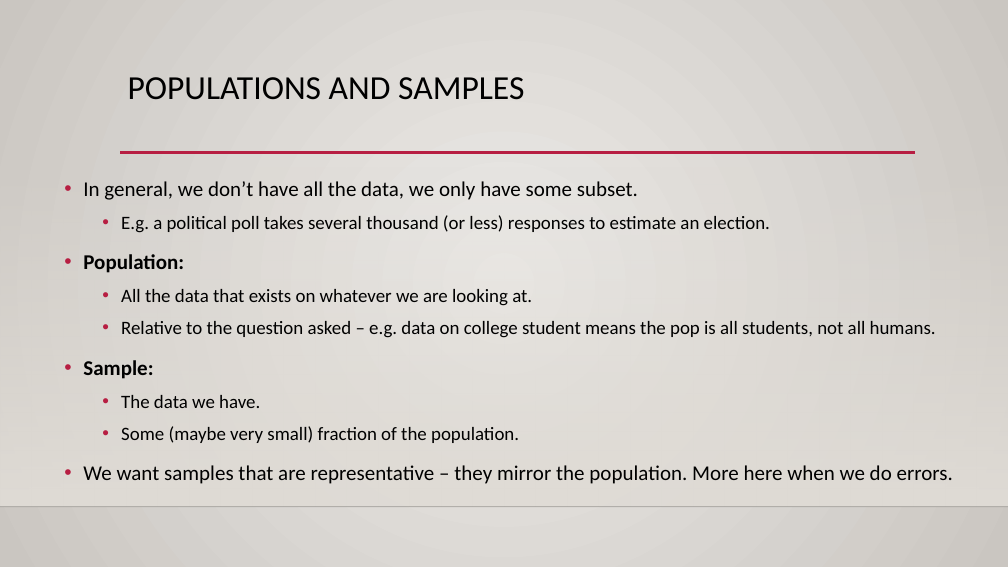
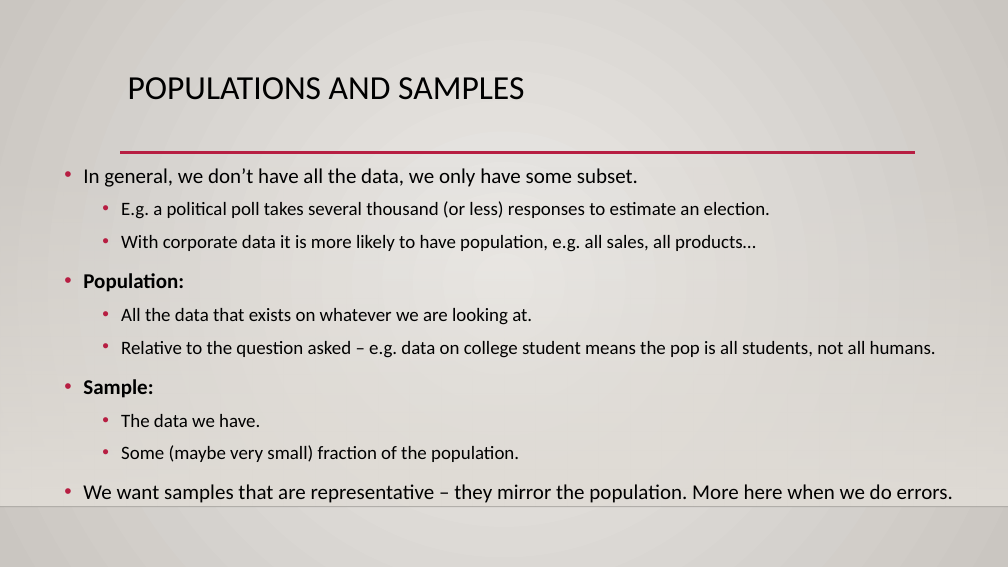
Before and after one commit to SedemSetor/Basic_Stats_in_Python_Student_Repository, a slide deck: slide 6 of reference_material/slides/003_Distribution_Basics.pptx (slide 4 before the commit). Drawn at 1008x567 pixels with LibreOffice and Linux fonts; fonts in the diff are those of the drawing; background and template pictures are left out. Boxes give left, top, right and bottom in pixels: in the first picture for what was removed or moved away, otherwise in the second. Text is boxed around its words. In the diff, an @@ line names an element or a change of style, - is before the commit and + after.

```diff
--- a/reference_material/slides/003_Distribution_Basics.pptx
+++ b/reference_material/slides/003_Distribution_Basics.pptx
@@ text "In general, we don’t have ...": place and size @@
-text "In general, we don’t have ..." at [83,181,953,484]
+text "In general, we don’t have ..." at [83,168,953,503]
@@ text at [121,235,756,252]: paragraph added @@
+  • With corporate data it is more likely to have population, e.g. all sales, all products…
```
Also in this commit, not shown: 7 other slides changed, 10 slides added, 2 other files.
